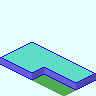
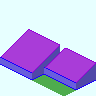
Before/after of a 96px x 96px layered artwork. What changed in the layer stack:
added layer "Mark2" above "Floar" over (1, 29, 96, 83)
